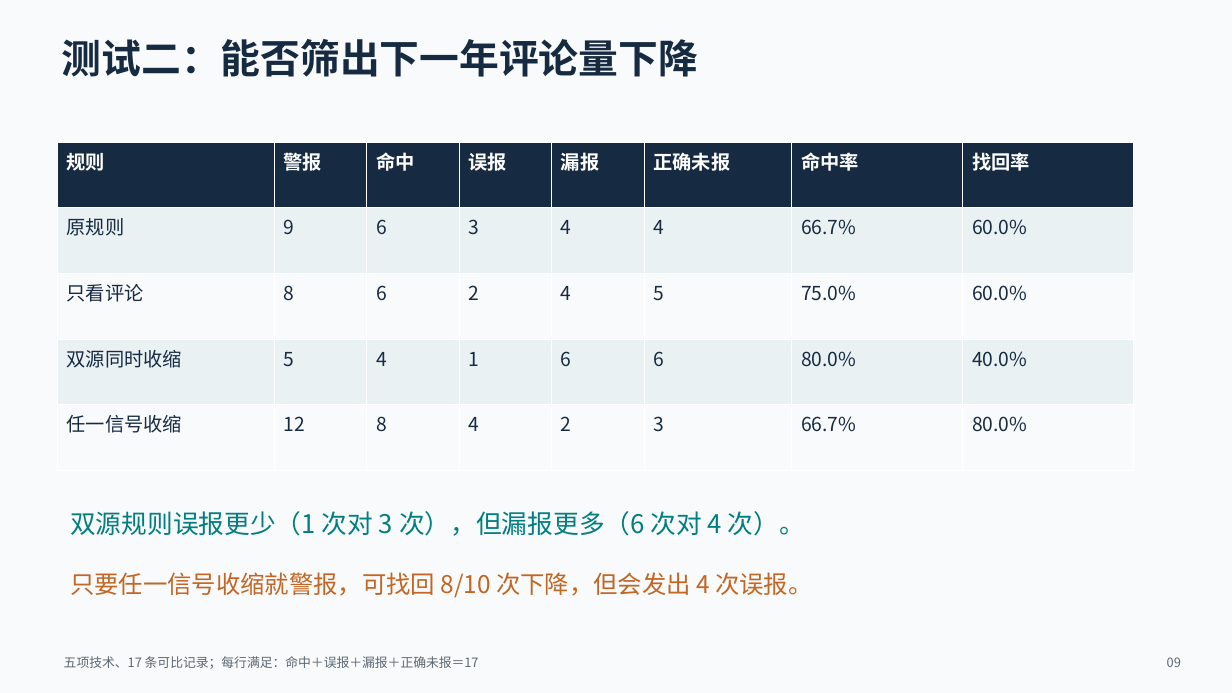
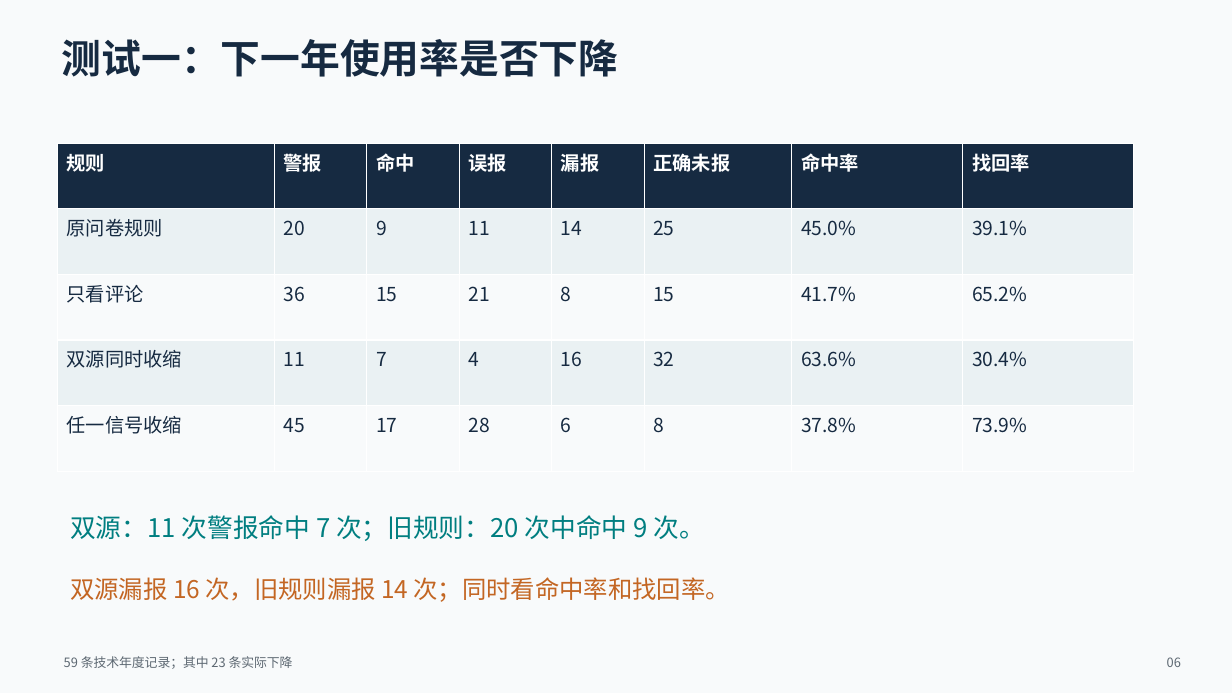
Before and after one commit to NTenthusiast/opensource-adoption-prediction, a slide deck: slide 6 of 组会汇报_2026-09-26/组会汇报_三维动态预警升级版.pptx (slide 9 before the commit). Drawn at 1232x693 pixels with LibreOffice and Linux fonts; fonts in the diff are those of the drawing. Boxes give left, top, right and bottom in pixels: in the first picture for what was removed or moved away, otherwise in the second. Text is boxed around its words. In the diff, an @@ line names an element or a change of style, - is before the commit and + after.

Commit message:
扩展近期双源预警样本并更新组会汇报

```diff
--- a/组会汇报_2026-09-26/组会汇报_三维动态预警升级版.pptx
+++ b/组会汇报_2026-09-26/组会汇报_三维动态预警升级版.pptx
@@ text at bbox=[62, 39, 619, 77]: text changed @@
-测试二：能否筛出下一年评论量下降
+测试一：下一年使用率是否下降
@@ table at bbox=[57, 143, 1134, 471] @@
-row 2: 原规则 | 9 | 6 | 3 | 4 | 4 | 66.7% | 60.0%
+row 2: 原问卷规则 | 20 | 9 | 11 | 14 | 25 | 45.0% | 39.1%
-row 3: 只看评论 | 8 | 6 | 2 | 4 | 5 | 75.0% | 60.0%
+row 3: 只看评论 | 36 | 15 | 21 | 8 | 15 | 41.7% | 65.2%
-row 4: 双源同时收缩 | 5 | 4 | 1 | 6 | 6 | 80.0% | 40.0%
+row 4: 双源同时收缩 | 11 | 7 | 4 | 16 | 32 | 63.6% | 30.4%
-row 5: 任一信号收缩 | 12 | 8 | 4 | 2 | 3 | 66.7% | 80.0%
+row 5: 任一信号收缩 | 45 | 17 | 28 | 6 | 8 | 37.8% | 73.9%
@@ text at bbox=[70, 515, 704, 541]: text changed @@
-双源规则误报更少（1 次对 3 次），但漏报更多（6 次对 4 次）。
+双源：11 次警报命中 7 次；旧规则：20 次中命中 9 次。
@@ text removed at bbox=[70, 572, 812, 598] @@
-只要任一信号收缩就警报，可找回 8/10 次下降，但会发出 4 次误报。
@@ text added at bbox=[70, 577, 730, 602], 19 pt, text #C36623 @@
+双源漏报 16 次，旧规则漏报 14 次；同时看命中率和找回率。
@@ text at bbox=[64, 656, 293, 669]: text changed @@
-五项技术、17 条可比记录；每行满足：命中＋误报＋漏报＋正确未报＝17
+59 条技术年度记录；其中 23 条实际下降
@@ text at bbox=[1167, 657, 1181, 667]: text changed @@
-09
+06
```
Also in this commit, not shown: 4 other slides changed, 8 slides added, 7 slides removed, 20 other files.
